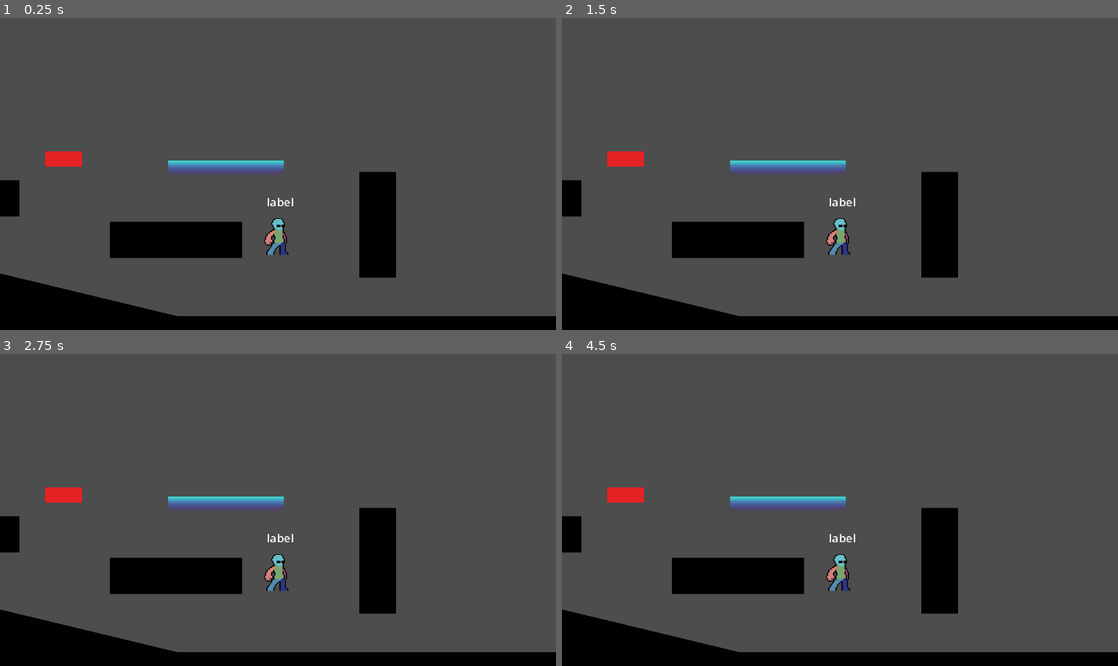
Above: before the commit, frames 1-4 (two rows, left to right).
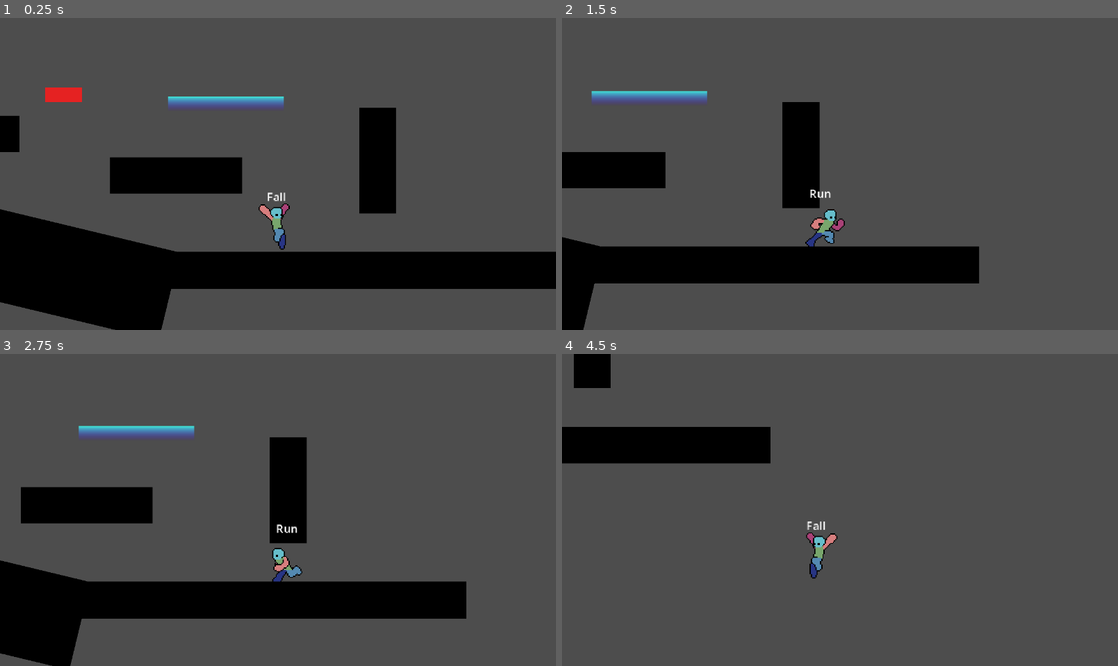
Above: after the commit, the same moments.

Repository: TianJunShi1/harry-forge
Game: Godot game, scene res://playground.tscn
Same seed, same stepped clock (60 frames per second), same inputs: the game is played once before the commit and once after it.
Inputs:
- Up to frame 1 (0.25 s): no input
- Up to frame 2 (1.5 s): hold D (right) from 0.53 s (still down); tap Shift (run) at 0.6, 1.35 s; tap Space (jump) at 0.77 s
- Up to frame 3 (2.75 s): tap Space (jump) at 1.52 s; release D (right) at 2.03 s; hold A (left) from 2.03 s (still down); tap Shift (run) at 2.1 s
- Up to frame 4 (4.5 s): release A (left) at 2.78 s; hold D (right) 2.78-4.28 s; tap Shift (run) at 2.85, 3.6, 4.35 s; tap Space (jump) at 3.02, 3.77 s; hold A (left) from 4.28 s (still down)

The runs differ from the first frame. In frame 1, 28% of the frame differs, in the area x 0-100%, y 22-100%; in frame 2, 23%; in frame 3, 25%; in frame 4, 19%.
Error before the commit: Parse Error: Cannot infer the type of "has_horizontal_intent" variable because the value doesn't have a set type. (res://Player/Scripts/player.gd:180)

Commit message:
#报错修改

Diff:
--- a/Player/Scripts/player.gd
+++ b/Player/Scripts/player.gd
@@ -177,7 +177,7 @@
 	# -----------------------------
 	# 1. 水平前视（带死区、空中保持、落地延迟回中）
 	# -----------------------------
-	var has_horizontal_intent := abs(direction.x) >= INPUT_DEADZONE
+	var has_horizontal_intent: bool = absf(direction.x) >= INPUT_DEADZONE
 
 	if is_on_floor():
 		# 地面时优先看“输入意图”，而不是实际速度
Not shown, added: Level/00_chapter1/01.tscn51954250.tmp
